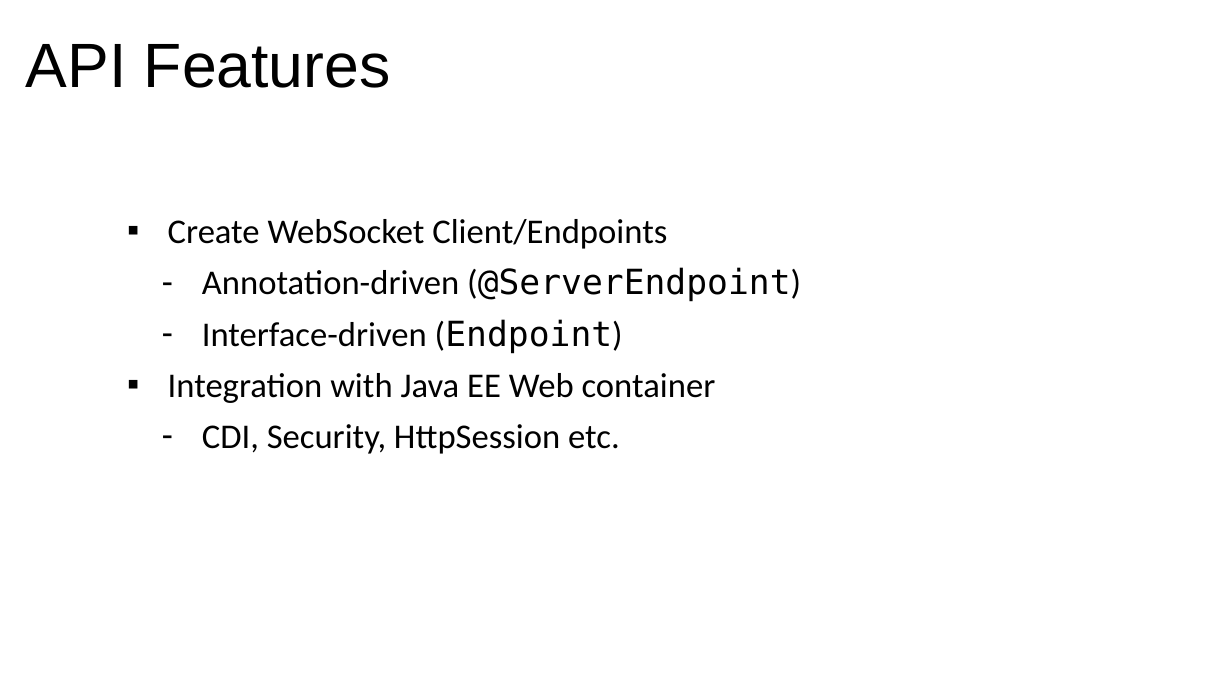
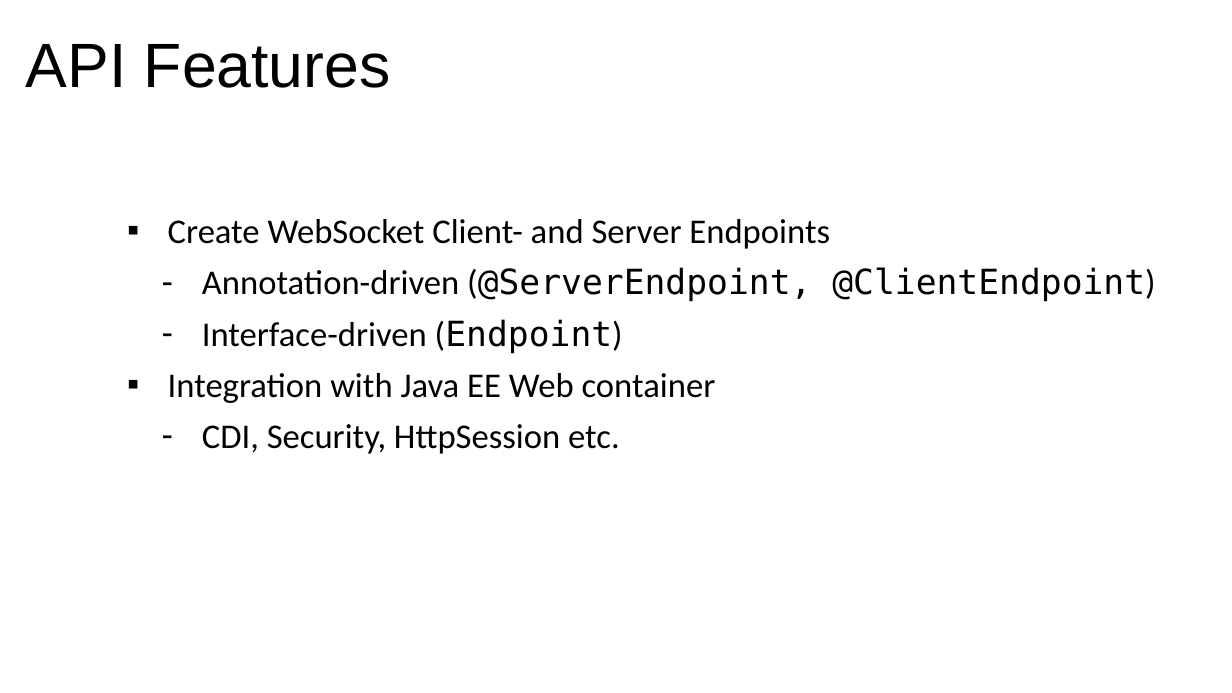
Before and after one commit to javaee/jersey-hol-sse-websocket, a slide deck: slide 36 of lab-slides.pptx. Drawn at 1232x693 pixels with LibreOffice and Linux fonts; fonts in the diff are those of the drawing; background and template pictures are left out. Boxes give left, top, right and bottom in pixels: in the first picture for what was removed or moved away, otherwise in the second. Text is boxed around its words. In the diff, an @@ line names an element or a change of style, - is before the commit and + after.

```diff
--- a/lab-slides.pptx
+++ b/lab-slides.pptx
@@ text at box(168, 219, 1155, 302): text changed @@
-▪ Create WebSocket Client/Endpoints
-  – Annotation-driven (@ServerEndpoint)
+▪ Create WebSocket Client- and Server Endpoints
+  – Annotation-driven (@ServerEndpoint, @ClientEndpoint)
```
Also in this commit, not shown: 4 other slides changed, 1 other file.
